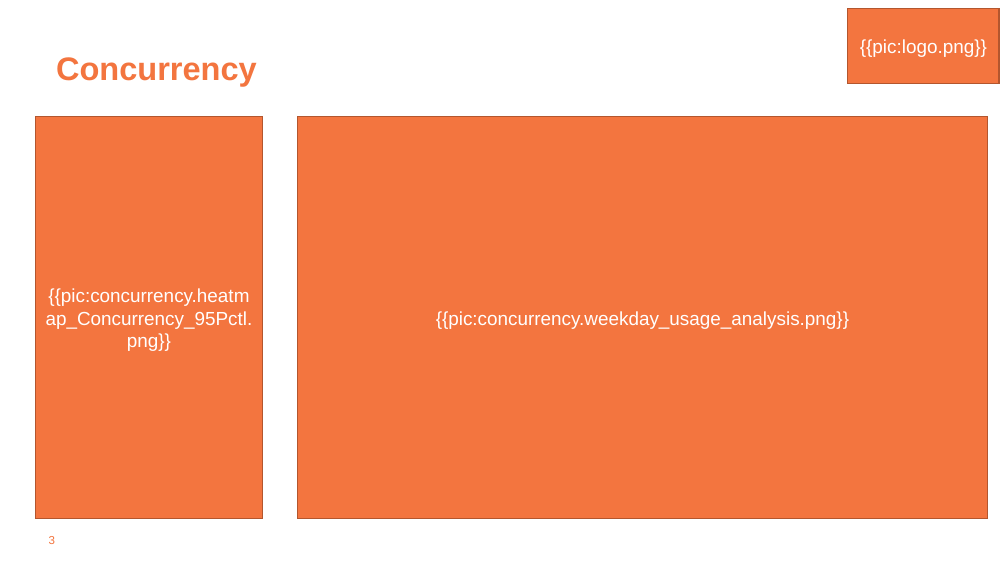
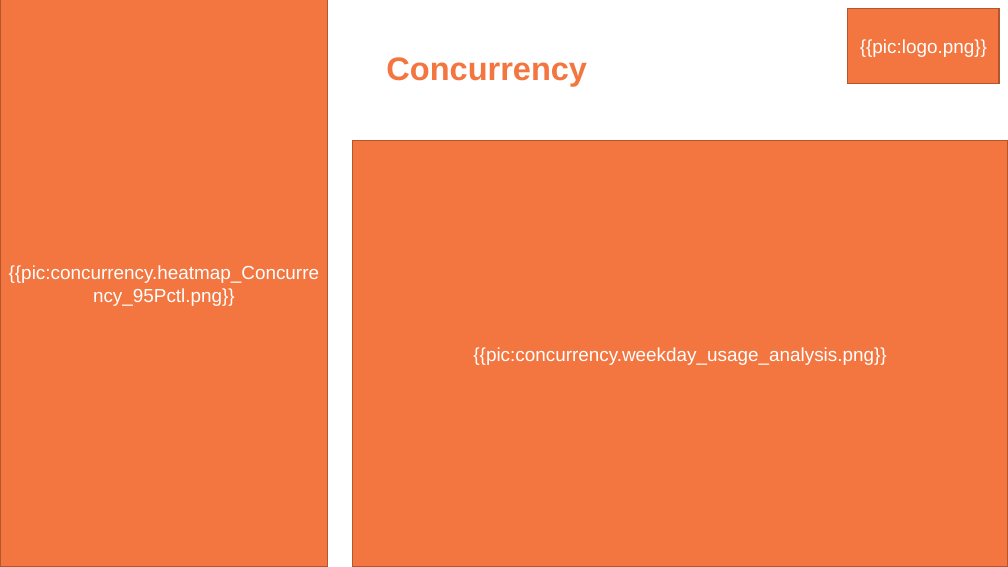
Before and after one commit to tdcoa/sql, a slide deck: slide 3 of filesets/success_plan/success_plan.pptx. Drawn at 1008x567 pixels with LibreOffice and Linux fonts; fonts in the diff are those of the drawing; background and template pictures are left out. Boxes give left, top, right and bottom in pixels: in the first picture for what was removed or moved away, otherwise in the second. Text is boxed around its words. In the diff, an @@ line names an element or a change of style, - is before the commit and + after.

```diff
--- a/filesets/success_plan/success_plan.pptx
+++ b/filesets/success_plan/success_plan.pptx
@@ rectangle "{{pic:concurrency.heatmap_Concurrency_95Pctl.png}}" resized from (x1=36, y1=116, x2=262, y2=519) to (x1=0, y1=0, x2=328, y2=567) @@
@@ title "Concurrency" moved from (x1=56, y1=57, x2=257, y2=87) to (x1=386, y1=57, x2=587, y2=87) @@
@@ rectangle "{{pic:concurrency.weekday_usage_analysis.png}}" resized from (x1=298, y1=116, x2=988, y2=519) to (x1=352, y1=141, x2=1008, y2=567) @@
@@ page number removed at (x1=49, y1=536, x2=55, y2=544) @@
-3
```
Also in this commit, not shown: 2 other slides changed, 1 other file.
